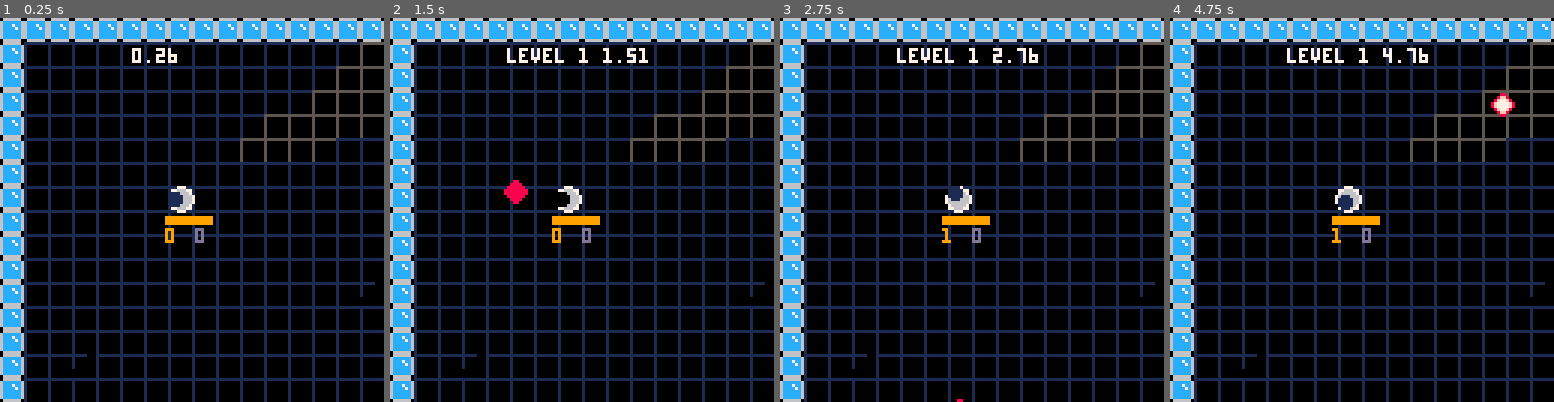
Above: before the commit, frames 1-4 (left to right).
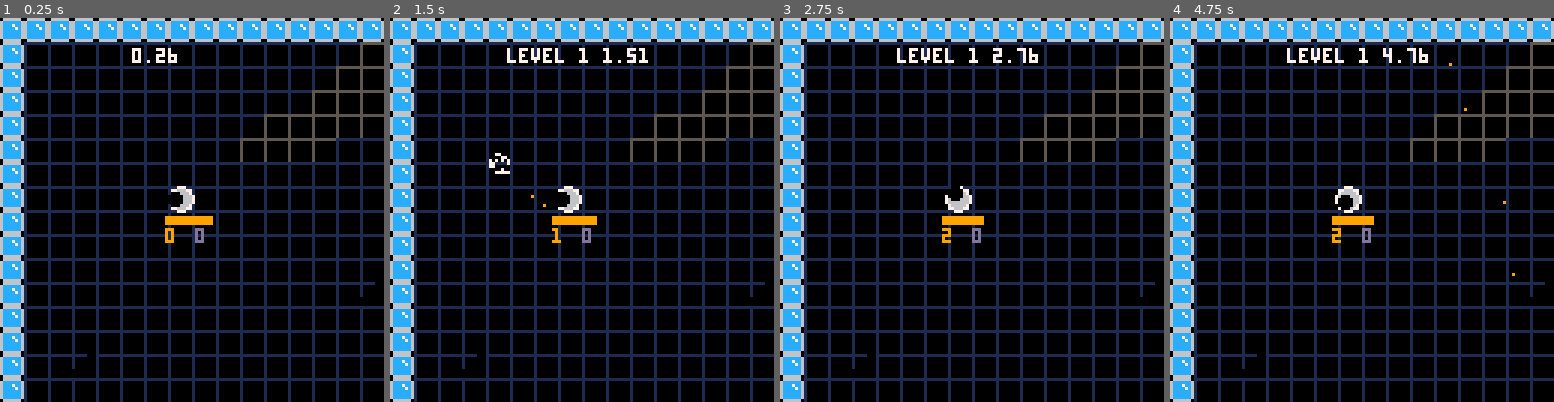
Above: after the commit, the same moments.

Repository: BigNoseChimp/pico8
Game: PICO-8 cartridge src/lua/ballaction5.p8
Same seed, same stepped clock (60 frames per second), same inputs: the game is played once before the commit and once after it.
Inputs:
- Up to frame 1 (0.25 s): no input
- Up to frame 2 (1.5 s): tap X (X key) at 0.33, 1.07 s; tap O (Z key) at 0.7 s
- Up to frame 3 (2.75 s): hold Right 1.6-2.1 s; tap O (Z key) at 1.7, 2.1, 2.5 s; tap X (X key) at 1.85 s; hold Right from 2.47 s (still down)
- Up to frame 4 (4.75 s): tap O (Z key) every 0.4 s from 2.9 to 4.5 s; tap X (X key) at 2.97, 4.08 s; release Right at 3.03 s; hold Left 3.08-3.58 s; hold Right 4.02-4.68 s

The runs differ from the first frame. In frame 1, 0.1% of the frame differs, in the area x 43-48%, y 45-50%; in frame 2, 0.5%; in frame 3, 0.2%; in frame 4, 0.5%, in the area x 42-90%, y 11-68%.

Commit message:
New explosions and bouncy bullets

Diff:
--- a/src/lua/ballaction5.p8
+++ b/src/lua/ballaction5.p8
@@ -114,11 +114,9 @@
            ,self.accplt[flr(self.spd)+1])
    end
   if not self.dead then
-   local p=pget(self.x-cos(self.a)*4,
-    self.y-sin(self.a)*4)
-
+   p=0
    if ( ship.fire > 0 ) then
-   p = ship.fire
+    p = ship.fire
    end
    circfill(self.x, self.y, self.r, 7)
    circfill(self.x, self.y, self.r-1, 6)
@@ -214,11 +212,11 @@
 
    if (
      -- leftmost o right of rightmost e
-     (x > e.x-e.offset+e.size) or
+     (x > e.x-e.offset+e.size*2) or
      -- rightmost o left of leftmost e
      (x+width < e.x-e.offset) or
      -- topmost o below bottom e
-     (y > e.y-e.offset+e.size) or -- todo: e.height
+     (y > e.y-e.offset+e.size*2) or -- todo: e.height
      -- bottommost o above top e
      (y+height < (e.y-e.offset))
     ) then
@@ -330,10 +328,12 @@
    if self.new == nil then
     self.new=true
    else
-    if (self.dead_count < 0)
-     or (x_collide(self,f_blk))
-     or (y_collide(self,f_blk)) then
+    if (self.dead_count < 0) then
      del(bullets,self)
+    elseif (x_collide(self,f_blk)) then
+     bounce_x(self,false)
+    elseif (y_collide(self,f_blk)) then
+     bounce_y(self,false)
     else
      self.dead_count-=1
     end
@@ -399,6 +399,7 @@
   upd=function(self)
    if (self.dead) then
     sfx(6,4)
+    add_explosion2(self.x,self.y)
     del(enemies,self)
    end
    self.spmod=(self.spmod+1) %2
@@ -453,6 +454,7 @@
   upd=function(self)
    if (self.dead) then
     sfx(6)
+    add_explosion2(self.x,self.y)
     del(enemies,self)
    end
    -- homing
@@ -490,6 +492,7 @@
   upd=function(self)
    if (self.dead) then
     sfx(6)
+    add_explosion2(self.x,self.y)
     del(enemies,self)
    end
    self.a+=0.01
@@ -537,6 +540,46 @@
   end
  }
  add(explosions,e)
+end
+
+function add_explosion2(x,y)
+ local e={
+  x=x,
+  y=y,
+  t=25,
+  sparks={
+   },
+  upd=function(self)
+   if #self.sparks<=0 then
+    for i=1,30 do
+     local spark={
+      x=x,
+      y=y,
+      a=rnd(1),
+      col=7
+     }
+     add(self.sparks,spark)
+    end
+   elseif self.t < 0 then
+    del(explosions,self)
+   else
+    self.t-=1
+    foreach(self.sparks,
+     function(o)
+      o.x=o.x+(rnd(1)-0.5)+cos(o.a)/2
+      o.y=o.y+(rnd(1)-0.5)+sin(o.a)/2
+     end)
+   end
+  end,
+  drw=function(self)
+   foreach(self.sparks,
+    function(o)
+     pset(o.x,o.y,o.col)
+    end)
+  end
+ }
+ add(explosions,e)
+
 end
 __gfx__
 00000000066666600000000000000000000880000000000099009908000880000008800000088000000000000000000000000000000000000000000000000000
